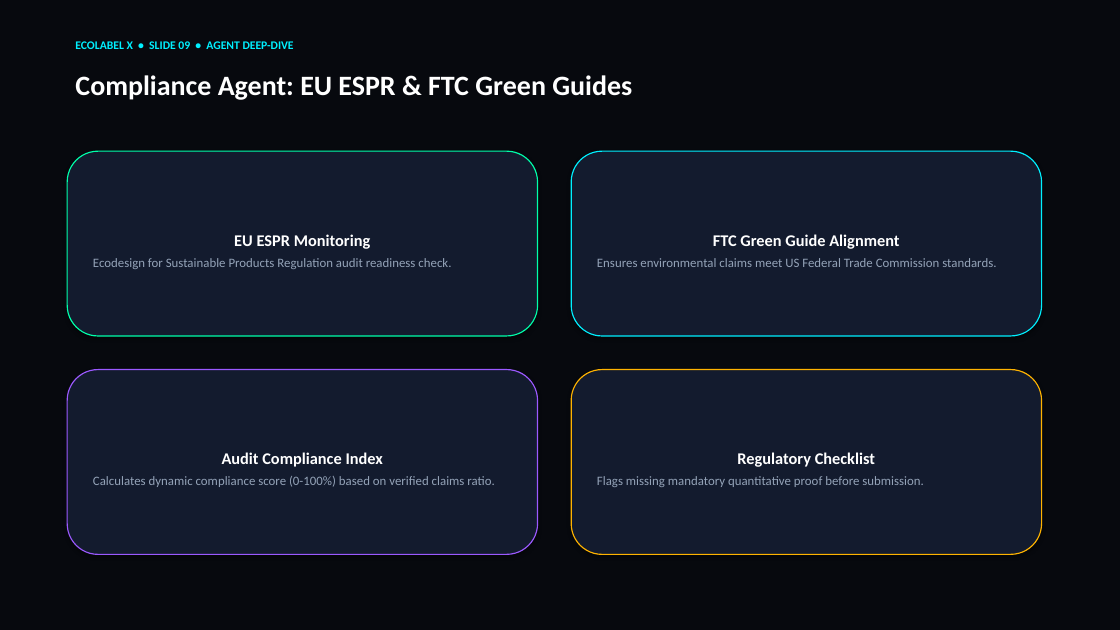
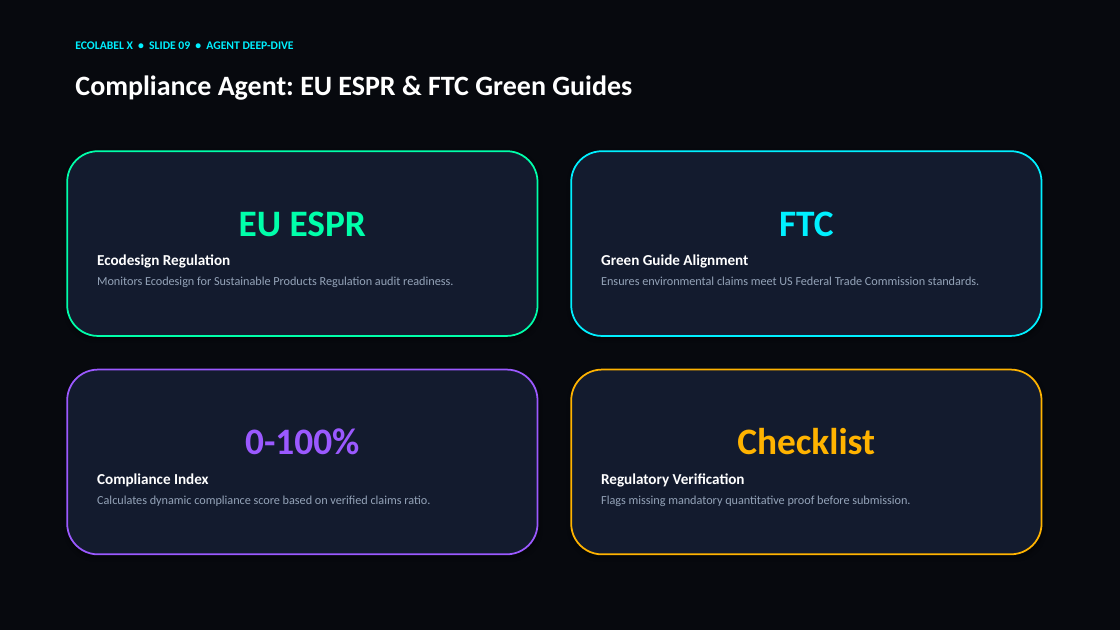
Before and after one commit to mohamedidhris777/eco-label, a slide deck: slide 9 of EcoLabel_X_Hackathon_Presentation.pptx. Drawn at 1120x630 pixels with LibreOffice and Linux fonts; fonts in the diff are those of the drawing. Boxes give left, top, right and bottom in pixels: in the first picture for what was removed or moved away, otherwise in the second. Text is boxed around its words. In the diff, an @@ line names an element or a change of style, - is before the commit and + after.

```diff
--- a/EcoLabel_X_Hackathon_Presentation.pptx
+++ b/EcoLabel_X_Hackathon_Presentation.pptx
@@ rounded rectangle "EU ESPR" at [67, 151, 538, 336]: outline #00FFAA 1 pt to #00FFAA 1.5 pt @@
@@ rounded rectangle "FTC" at [571, 151, 1042, 336]: outline #00F0FF 1 pt to #00F0FF 1.5 pt @@
@@ text in rounded rectangle at [97, 211, 453, 287]: text changed; size 11 to 10.5 pt @@
-EU ESPR Monitoring
-Ecodesign for Sustainable Products Regulation audit readiness check.
+EU ESPR
+Ecodesign Regulation
+Monitors Ecodesign for Sustainable Products Regulation audit readiness.
@@ text in rounded rectangle at [601, 211, 834, 268]: text changed; size 14 to 13 pt @@
-FTC Green Guide Alignment
+FTC
+Green Guide Alignment
@@ text in rounded rectangle at [601, 276, 979, 285]: size 11 to 10.5 pt in "Ensures environmental claims meet US Federal Trade ..." @@
@@ rounded rectangle "0-100%" at [67, 370, 538, 555]: outline #9B59FF 1 pt to #9B59FF 1.5 pt @@
@@ rounded rectangle "Checklist" at [571, 370, 1042, 555]: outline #FFB300 1 pt to #FFB300 1.5 pt @@
@@ text in rounded rectangle at [97, 428, 430, 506]: text changed; size 11 to 10.5 pt @@
-Audit Compliance Index
-Calculates dynamic compliance score (0-100%) based on verified claims ratio.
+0-100%
+Compliance Index
+Calculates dynamic compliance score based on verified claims ratio.
@@ text in rounded rectangle at [601, 427, 875, 487]: text changed; size 14 to 13 pt @@
-Regulatory Checklist
+Checklist
+Regulatory Verification
@@ text in rounded rectangle at [601, 495, 910, 506]: size 11 to 10.5 pt in "Flags missing mandatory quantitative proof before submission ..." @@
```
Also in this commit, not shown: 24 other slides changed, 2 other files.
